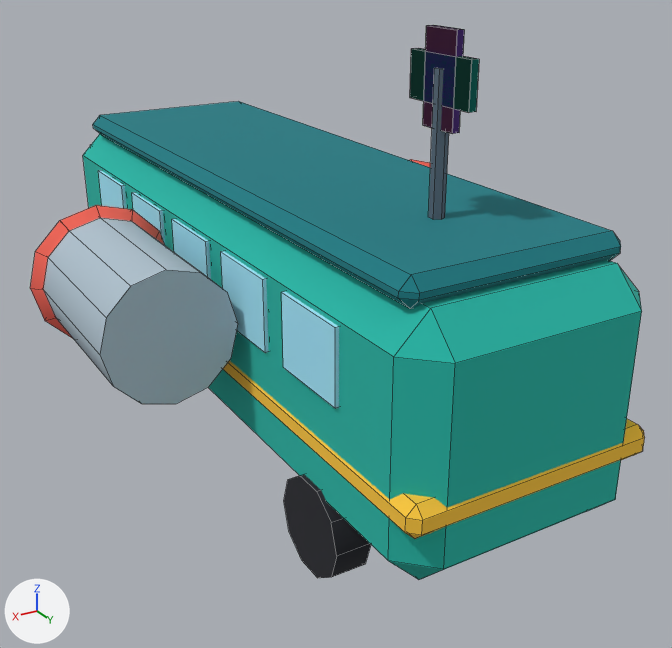
Two versions of the Blender file assets_src/cenario/onibus_01.blend, one commit apart.
Before and after are seen from a 50 mm camera at (5.29, 9.73, 6.2) aimed at (-0.13, 0.7, 1.68). Arrows for +X, +Y and +Z are at lower left; the lights stay in place. The older version comes first. Mesh edges are drawn as thin lines.

Script lines for the objects in view, before the commit:
```python
me_onibus_01 = bpy.data.meshes.new('onibus_01')
me_onibus_01.from_pydata(...)  # 484 vertices, 398 faces; spans x -3.12..3.12, y -4.75..4.52, z 0.03..5.35
me_onibus_01.polygons.foreach_set('use_smooth', [True] * 398)
me_onibus_01.materials.append(mat_m_paleta_ventania)  # picture img_paleta_ventania_png
ob_onibus_01 = bpy.data.objects.new('onibus_01', me_onibus_01)
ob_onibus_01.location = (0.0, 0.0, 0.0)
```
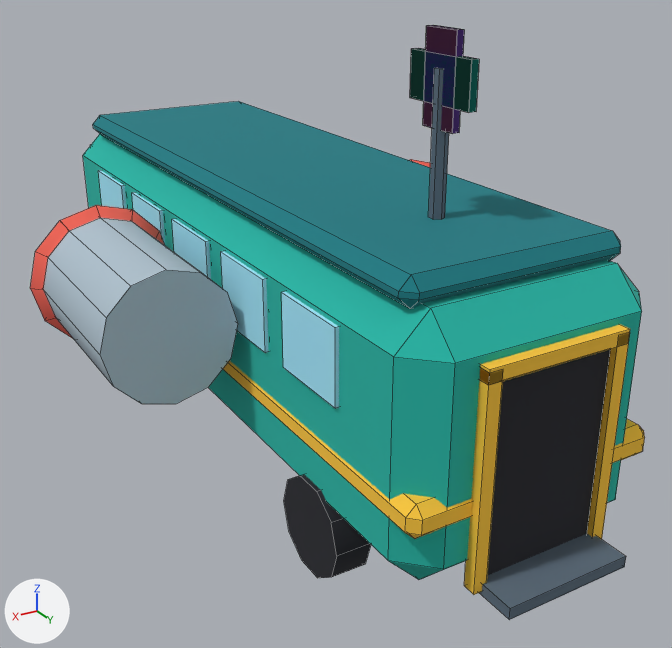
Patch to the scene script:
```diff
--- a/assets_src/cenario/onibus_01.blend.py
+++ b/assets_src/cenario/onibus_01.blend.py
@@ me_onibus_01 @@
 # used by ob_onibus_01; location = (0.0, 0.0, 0.0)
-me_onibus_01.from_pydata(...)  # 484 vertices, 398 faces; spans x -3.12..3.12, y -4.75..4.52, z 0.03..5.35
+me_onibus_01.from_pydata(...)  # 524 vertices, 428 faces; spans x -3.12..3.12, y -4.75..5.0, z 0.03..5.35
+# me_onibus_01 part 1: a new loose piece, a box spanning x -0.65..0.65, y 4.49..4.55, z 0.75..2.75, in mat_m_paleta_ventania (picture img_paleta_ventania_png)
+# me_onibus_01 part 2: a new loose piece, a box spanning x 0.65..0.79, y 4.48..4.62, z 0.7..2.9, in mat_m_paleta_ventania (picture img_paleta_ventania_png)
+# me_onibus_01 part 3: a new loose piece, a box spanning x -0.79..-0.65, y 4.48..4.62, z 0.7..2.9, in mat_m_paleta_ventania (picture img_paleta_ventania_png)
+# me_onibus_01 part 4: a new loose piece, a box spanning x -0.79..0.79, y 4.48..4.62, z 2.79..2.93, in mat_m_paleta_ventania (picture img_paleta_ventania_png)
+# me_onibus_01 part 5: a new loose piece, a box spanning x -0.7..0.7, y 4.5..5.0, z 0.66..0.78, in mat_m_paleta_ventania (picture img_paleta_ventania_png)
 me_onibus_01.materials.append(mat_m_paleta_ventania)
```

Changed parts and their boxes (x1, y1, x2, y2) in the pictures (672 x 648 px):
'onibus_01', reshaped (7% taller)
    before: (30, 25, 645, 580)
    after: (30, 25, 645, 620)
part 1 of me_onibus_01, added
    after: (487, 349, 610, 576)
part 2 of me_onibus_01, added (yellow)
    after: (464, 368, 503, 595)
part 3 of me_onibus_01, added (yellow)
    after: (587, 334, 630, 539)
part 4 of me_onibus_01, added (yellow)
    after: (480, 325, 630, 385)
part 5 of me_onibus_01, added (blue)
    after: (479, 534, 626, 620)
